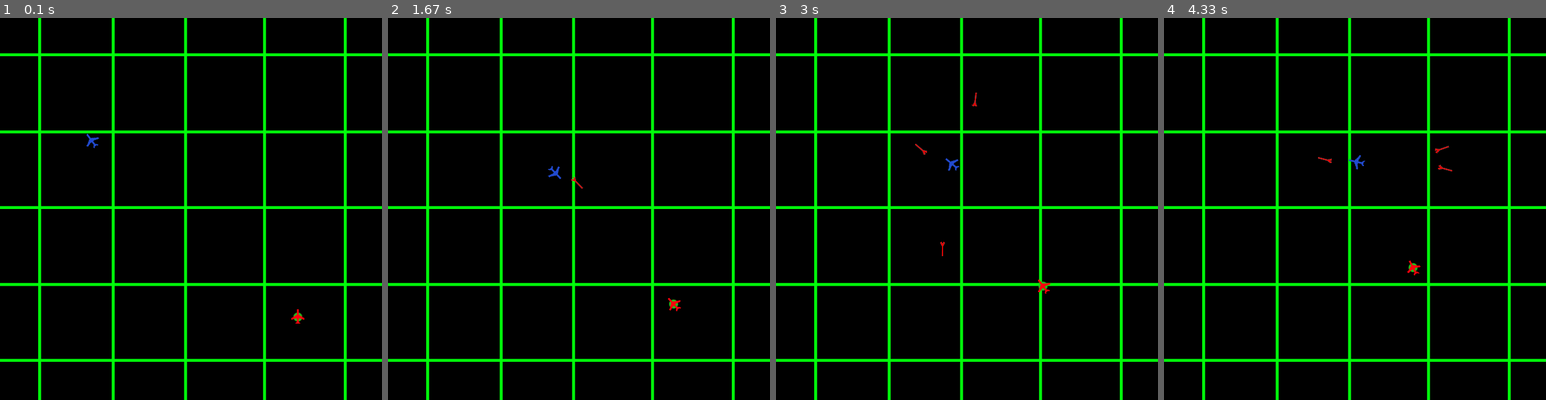
Above: before the commit, frames 1-4 (left to right).
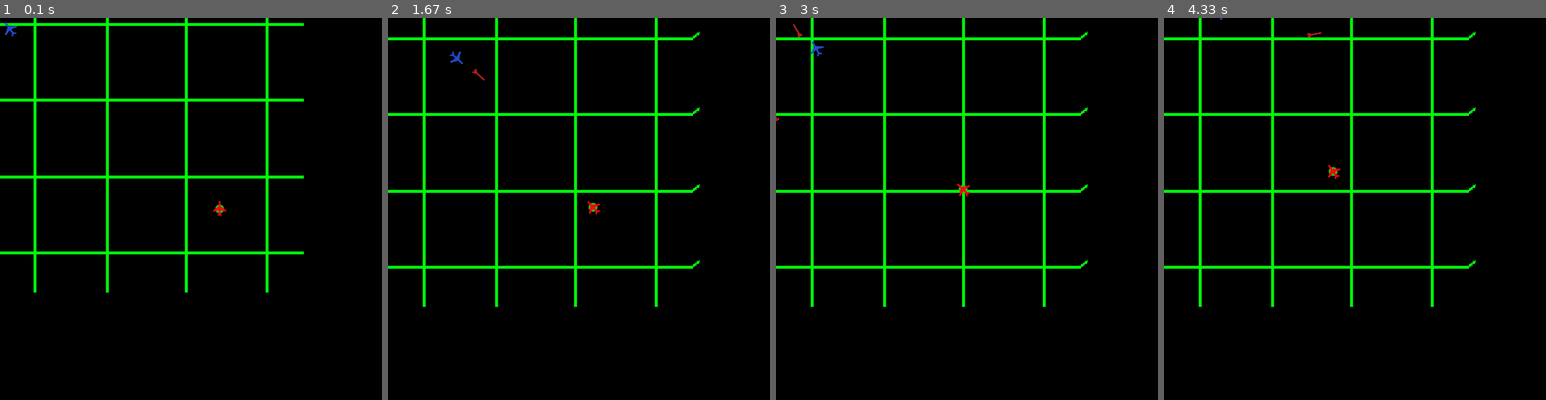
Above: after the commit, the same moments.

Repository: Mi-LeV/AWACS
Game: pygame game, started from main.py
Two runs of this game, one before a commit and one after it. Both use one fixed random seed, a clock stepped at 60 frames per second and the inputs below.
Inputs (mouse positions are in pixels of both pictures, inside the frame that each line leads up to):
- Up to frame 1 (0.1 s): no input
- Up to frame 2 (1.67 s): click (579, 209) at 0.42 s; tap K at 0.67 s; tap Space at 1 s; click (720, 342) at 1.43 s
- Up to frame 3 (3 s): click (974, 79) at 1.77 s; click (947, 308) at 2.1 s; click (955, 144) at 2.43 s; click (913, 128) at 2.77 s
- Up to frame 4 (4.33 s): click (1454, 174) at 3.1 s; click (1473, 201) at 3.43 s; click (1435, 140) at 3.77 s; click (1244, 136) at 4.1 s

The runs differ from the first frame. In frame 1, 13% of the frame differs, in the area x 0-100%, y 0-100%; in frame 2, 13%; in frame 3, 13%; in frame 4, 13%.

Commit message:
Début Implémentation scrolling (buggé)

Diff:
--- a/classes.py
+++ b/classes.py
@@ -148,6 +148,8 @@
 
         self.friendly = friend
 
+        self.camera = Camera(var.MAP_LIMITS,var.MAP_LIMITS)
+
     def shoot(self):
         if len(self.missileList) < self.MAXMISSILE:
             super().shoot()
@@ -306,3 +308,21 @@
         if self in var.playerList:
             var.playerList.remove(self)
         del self
+
+class Camera():
+    def __init__(self, width, height):
+        self.state = pygame.Rect(0, 0, width, height)
+
+
+    def apply(self, target):
+        return target[0]-self.state[0],target[1]-self.state[1]
+
+    def update(self, target):
+        self.state = target.rect
+
+
+
+class Fond():
+    def __init__(self):
+        self.image = pygame.image.load(var.img_fond).convert()
+        self.rect = self.image.get_rect()
--- a/main.py
+++ b/main.py
@@ -8,8 +8,7 @@
 
 pygame.init()
 fenetre = pygame.display.set_mode((640,640))
-fond = pygame.image.load(var.img_fond).convert()
-fenetre.blit(fond, (0,0))
+fond = classes.Fond()
 
 pygame.display.set_caption("AWACS")
 pygame.display.set_icon(pygame.image.load(var.img_icon))#icone de la fenetre
@@ -42,7 +41,7 @@
         if event.type == KEYDOWN and event.key == K_n:#on crée un nouv player et on le met dans playerlist
             Ennemy = classes.IaPlane(250,270,False)
     try:
-        var.playerList[0].clic(pygame.mouse.get_pos())
+        var.playerList[0].clic(Player.camera.apply(pygame.mouse.get_pos()))
     except IndexError:pass
 
     for objet in var.refreshList:#boucle de mouvement
@@ -66,10 +65,13 @@
     for objet in var.hitList[::-1]:#boucle delete(on déréférence les objets de toute liste pour pouvoir les supprimer)
         objet.delete()
     sleep(0.05)#delai graphique
+
+    Player.camera.update(Player)
+
     #Re-collage
-    fenetre.blit(fond,(0,0))
+    fenetre.blit(fond.image,Player.camera.apply(fond.rect))
     for objet in var.refreshList:
-        fenetre.blit(objet.image,(objet.x-10,objet.y-10))
+        fenetre.blit(objet.image,Player.camera.apply(objet.rect))
     #Rafraichissement
     pygame.display.flip()
 
--- a/variables.py
+++ b/variables.py
@@ -1,4 +1,4 @@
-
+MAP_LIMITS = 2000
 refreshList = []
 hitList = []
 playerList = []
